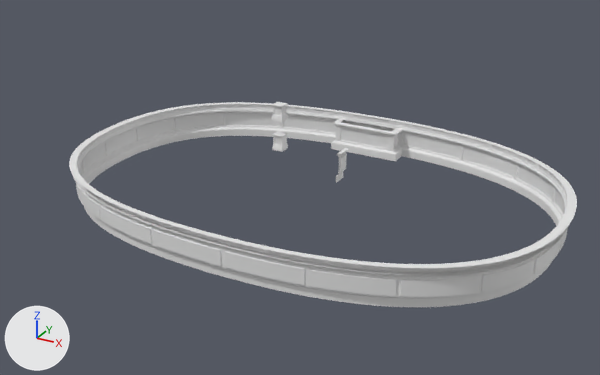
The Blender file Models/Collisium.blend as it was, and as the next commit left it.
The view is the same before and after, from a 50 mm camera at (114.9, -216.0, 107.5) aimed at (-6.0, 3.7, -2.4). Every picture has the same lights, and +X, +Y and +Z are marked at lower left.
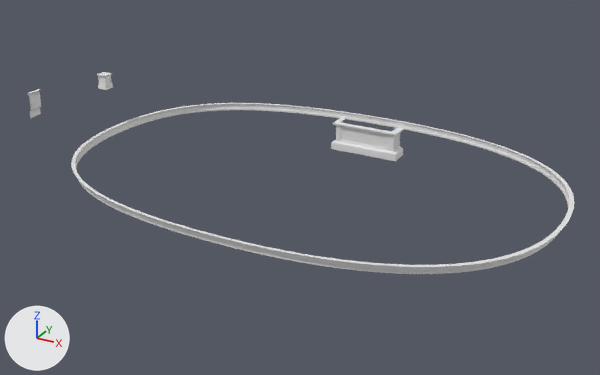
ob_beziercircle is not drawn itself; it is used by a modifier of ob_plane, ob_cube_002.

Changed parts and their boxes (x1, y1, x2, y2) in the pictures (600 x 375 px):
'Plane', hidden
    before: (73, 110, 568, 307)
'Cube.002', reshaped, moved
    before: (69, 102, 577, 272)
    after: (71, 103, 574, 274)
'Cube.001', moved
    before: (272, 102, 288, 122)
    after: (97, 72, 113, 90)
'Plane.002', moved
    before: (336, 148, 348, 183)
    after: (28, 89, 41, 118)
'Cube.003', hidden
    before: (272, 131, 288, 152)
part 1 of me_plane, shading changed
    before: (84, 128, 560, 307)

The change, as a diff of the scene's bpy script:
```diff
--- a/Models/Collisium.blend.py
+++ b/Models/Collisium.blend.py
@@ me_plane @@
 me_plane.from_pydata(...)  # 364 vertices, 318 faces; spans x -1.86..1.86, y -1.02..0.98, z -0.14..0.13
 # used by ob_plane; location = (0.0, 0.0, 0.0); rotation_euler = (1.571, 0.0, 0.0), in degrees (90, 0, 0); scale = (6.55, 5.22, 6.54)
+# me_plane part 1: edges marked sharp go from 112 to 116
@@ me_cube_003 @@
 # used by ob_cube_002; location = (-17.8, -0.4, 6.3); scale = (0.758, 1.15, 0.391)
-me_cube_003.from_pydata(...)  # 38 vertices, 24 faces; spans x -5.28..0.0, y 0.04..1.61, z -3.59..3.15
+me_cube_003.from_pydata(...)  # 28 vertices, 13 faces; spans x -5.28..0.0, y 0.04..0.88, z -3.59..3.15
+# me_cube_003 part 2
+# 12 vertices are removed from x -4.03..-3.78, y 0.04..1.61, z -3.59..3.15
+# 23 faces are deleted
+# 8 vertices move from x -5.28..0.0, y 0.15..1.61, z -1.17..3.13 to x -5.28..0.0, y 0.15..0.88, z -1.15..3.13
+# 2 vertices are added at (-5.28, 0.15, -1.15), (-5.28, 0.15, 2.15)
+# 12 new faces join them
@@ me_plane_004 @@
+me_plane_004.from_pydata([(-0.406, -0.406, 0.0), (0.406, -0.406, 0.0), (-0.406, 0.406, 0.0), (0.406, 0.406, 0.0)], [], [(0, 1, 3, 2)])
@@ cu_beziercircle_003 @@
+cu_beziercircle_003 = bpy.data.curves.new('BezierCircle.003', 'CURVE')
+cu_beziercircle_003.dimensions = '3D'
+_sp = cu_beziercircle_003.splines.new('POLY'); _sp.points.add(95)
+_sp.points.foreach_set('co', [-0.998, 0.0957, 0.0, 0.0, -0.991, 0.186, 0.0, 0.0, -0.98, 0.27, 0.0, 0.0, -0.964, 0.348, 0.0, 0.0, -0.945, 0.421, 0.0, 0.0, -0.921, 0.489, 0.0, 0.0, -0.894, 0.552, 0.0, 0.0, -0.863, 0.61, 0.0, 0.0, -0.829, 0.663, 0.0, 0.0, -0.792, 0.712, 0.0, 0.0, -0.751, 0.756, 0.0, 0.0, -0.707, 0.796, 0.0, 0.0, -0.66, 0.832, 0.0, 0.0, -0.611, 0.864, 0.0, 0.0, -0.559, 0.892, 0.0, 0.0, -0.505, 0.916, 0.0, 0.0, -0.448, 0.937, 0.0, 0.0, -0.389, 0.955, 0.0, 0.0, -0.328, 0.969, 0.0, 0.0, -0.266, 0.981, 0.0, 0.0, -0.201, 0.989, 0.0, 0.0, -0.136, 0.995, 0.0, 0.0, -0.0684, 0.999, 0.0, 0.0, 0.0, 1.0, 0.0, 0.0, 0.0684, 0.999, 0.0, 0.0, 0.136, 0.995, 0.0, 0.0, 0.201, 0.988, 0.0, 0.0, 0.266, 0.978, 0.0, 0.0, 0.328, 0.965, 0.0, 0.0, 0.389, 0.949, 0.0, 0.0, 0.448, 0.93, 0.0, 0.0, 0.505, 0.908, 0.0, 0.0, 0.559, 0.882, 0.0, 0.0, 0.611, 0.852, 0.0, 0.0, 0.66, 0.819, 0.0, 0.0, 0.707, 0.782, 0.0, 0.0, 0.751, 0.741, 0.0, 0.0, 0.792, 0.696, 0.0, 0.0, 0.829, 0.647, 0.0, 0.0, 0.863, 0.593, 0.0, 0.0, 0.894, 0.536, 0.0, 0.0, 0.921, 0.473, 0.0, 0.0, 0.945, 0.407, 0.0, 0.0, 0.964, 0.335, 0.0, 0.0, 0.98, 0.259, 0.0, 0.0, 0.991, 0.178, 0.0, 0.0, 0.998, 0.0913, 0.0, 0.0, 1.0, 0.0, 0.0, 0.0, 0.998, -0.0913, 0.0, 0.0, 0.991, -0.178, 0.0, 0.0, 0.98, -0.259, 0.0, 0.0, 0.964, -0.335, 0.0, 0.0, 0.945, -0.407, 0.0, 0.0, 0.921, -0.473, 0.0, 0.0, 0.894, -0.536, 0.0, 0.0, 0.863, -0.593, 0.0, 0.0, 0.829, -0.647, 0.0, 0.0, 0.792, -0.696, 0.0, 0.0, 0.751, -0.741, 0.0, 0.0, 0.707, -0.782, 0.0, 0.0, 0.66, -0.819, 0.0, 0.0, 0.611, -0.852, 0.0, 0.0, 0.559, -0.882, 0.0, 0.0, 0.505, -0.908, 0.0, 0.0, 0.448, -0.93, 0.0, 0.0, 0.389, -0.949, 0.0, 0.0, 0.328, -0.965, 0.0, 0.0, 0.266, -0.978, 0.0, 0.0, 0.201, -0.988, 0.0, 0.0, 0.136, -0.995, 0.0, 0.0, 0.0684, -0.999, 0.0, 0.0, 0.0, -1.0, 0.0, 0.0, -0.0684, -0.999, 0.0, 0.0, -0.136, -0.995, 0.0, 0.0, -0.201, -0.989, 0.0, 0.0, -0.266, -0.981, 0.0, 0.0, -0.328, -0.969, 0.0, 0.0, -0.389, -0.955, 0.0, 0.0, -0.448, -0.937, 0.0, 0.0, -0.505, -0.916, 0.0, 0.0, -0.559, -0.892, 0.0, 0.0, -0.611, -0.864, 0.0, 0.0, -0.66, -0.832, 0.0, 0.0, -0.707, -0.796, 0.0, 0.0, -0.751, -0.756, 0.0, 0.0, -0.792, -0.712, 0.0, 0.0, -0.829, -0.663, 0.0, 0.0, -0.863, -0.61, 0.0, 0.0, -0.894, -0.552, 0.0, 0.0, -0.921, -0.489, 0.0, 0.0, -0.945, -0.421, 0.0, 0.0, -0.964, -0.348, 0.0, 0.0, -0.98, -0.27, 0.0, 0.0, -0.991, -0.186, 0.0, 0.0, -0.998, -0.0957, 0.0, 0.0, -1.0, 0.0, 0.0, 0.0])
+_sp.order_v = 0
+_sp.resolution_v = 0
+_sp.use_cyclic_u = True
+_sp.use_smooth = False
+cu_beziercircle_003.fill_mode = 'FULL'
@@ ob_plane @@
 _m = ob_plane.modifiers.new('Curve', 'CURVE')
 _m.object = ob_beziercircle
+ob_plane.hide_set(True)
@@ ob_cube_002 @@
 ob_cube_002 = bpy.data.objects.new('Cube.002', me_cube_003)
-ob_cube_002.location = (-17.8, -0.4, 6.3)
+ob_cube_002.location = (-17.8, -0.1, 6.3)
 ob_cube_002.scale = (0.758, 1.15, 0.391)
@@ ob_beziercircle @@
 ob_beziercircle = bpy.data.objects.new('BezierCircle', cu_beziercircle)
-ob_beziercircle.location = (0.0, 0.0, 0.0)
+ob_beziercircle.location = (0.0, 0.0, -18.43)
 ob_beziercircle.scale = (79.0, 54.1, 51.3)
@@ ob_cube_003 @@
 ob_cube_003 = bpy.data.objects.new('Cube.003', me_cube_005)
-ob_cube_003.location = (-12.11, 1.592, 11.36)
-ob_cube_003.scale = (1.53, 1.53, 0.767)
+ob_cube_003.parent = ob_plane_001
+ob_cube_003.matrix_parent_inverse = Matrix(((0.225, 0.0, 0.0, 0.0), (0.0, 0.225, 0.0, 0.0), (0.0, 0.0, 0.225, 0.0), (0.0, 0.0, 0.0, 1.0)))
+ob_cube_003.location = (0.0, 0.16, 0.0)
+ob_cube_003.scale = (11.7, 11.7, 6.25)
+ob_cube_003.hide_set(True)
@@ ob_cube_001 @@
 ob_cube_001 = bpy.data.objects.new('Cube.001', me_cube_006)
-ob_cube_001.location = (-12.1, 1.6, 21.3)
+ob_cube_001.location = (-83.9, 1.6, 21.3)
 ob_cube_001.scale = (1.53, 1.53, 0.767)
@@ ob_plane_002 @@
 ob_plane_002 = bpy.data.objects.new('Plane.002', me_plane_002)
-ob_plane_002.location = (6.3, 9.8, 5.6)
+ob_plane_002.location = (-128.7, 9.8, 5.6)
 ob_plane_002.rotation_euler = (1.571, 0.0, 4.712)  # degrees (90, 0, 270)
@@ ob_plane_001 @@
+ob_plane_001 = bpy.data.objects.new('Plane.001', me_plane_004)  # modifiers ARRAY, CURVE
+ob_plane_001.location = (5.977, 0.422, 5.2)
+ob_plane_001.scale = (1.29, 1.29, 1.22)
+ob_plane_001.instance_type = 'FACES'
@@ ob_beziercircle_001 @@
+ob_beziercircle_001 = bpy.data.objects.new('BezierCircle.001', cu_beziercircle_003)
+ob_beziercircle_001.location = (0.0, 0.0, -11.97)
+ob_beziercircle_001.scale = (79.0, 54.1, 51.3)
```
